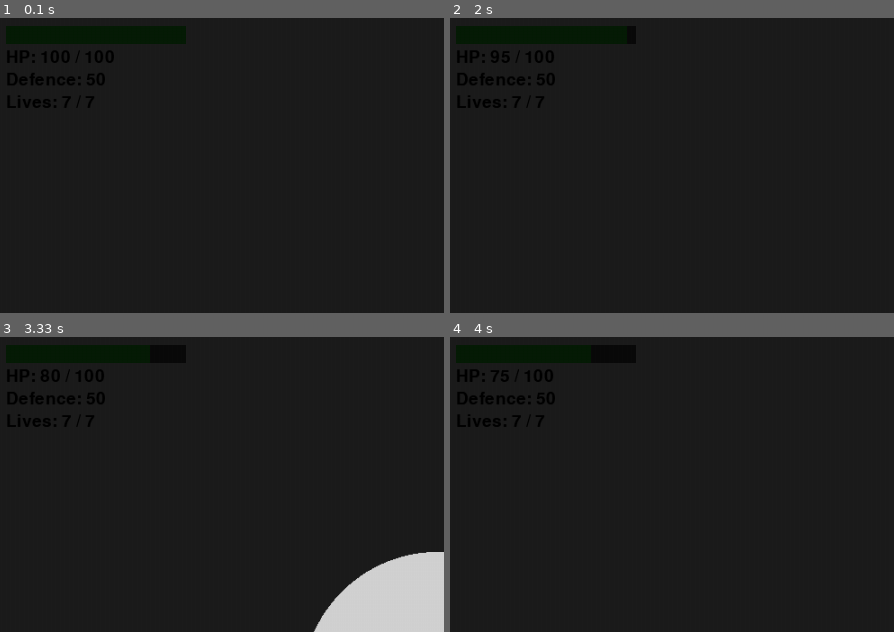
Above: before the commit, frames 1-4 (two rows, left to right).
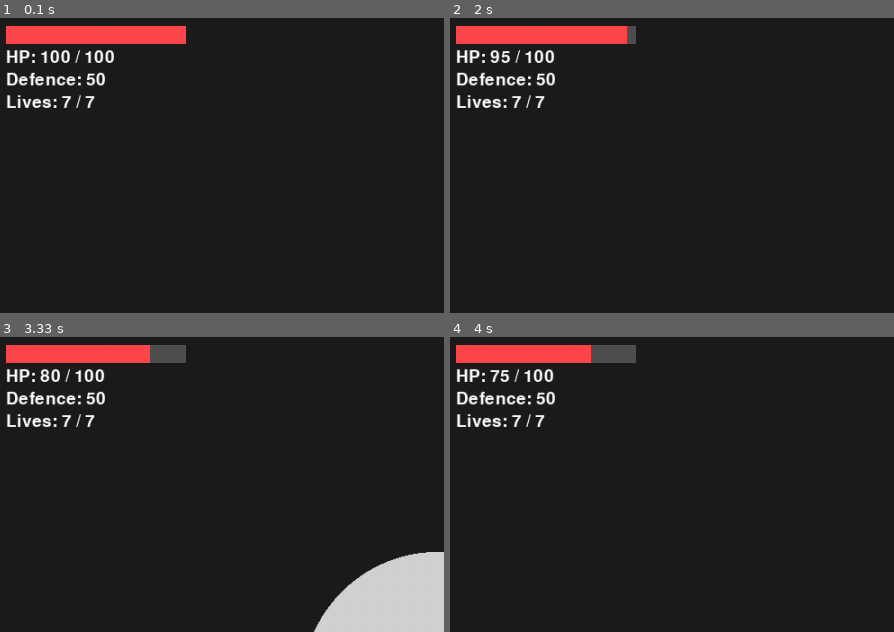
Above: after the commit, the same moments.

Repository: 25Ciba/Programming
Game: pygame game, started from Solution/Main.py
Same seed, same stepped clock (60 frames per second), same inputs: the game is played once before the commit and once after it.
Inputs:
- Up to frame 1 (0.1 s): no input
- Up to frame 2 (2 s): hold Right 0.33-0.8 s; hold Up 0.83-1.13 s; hold Right 1.17-1.63 s; hold Left from 1.67 s (still down)
- Up to frame 3 (3.33 s): release Left at 2.2 s; hold Down 2.23-2.53 s; hold Left 2.57-2.97 s; hold Up from 3 s (still down)
- Up to frame 4 (4 s): release Up at 3.37 s; hold Right from 3.4 s (still down)
The pictures show only the part of the screen within x 0-50%, y 2-52%; the shares and areas given below are measured in that part.

The runs differ from the first frame. In frame 1, 4.0% of the frame differs, in the area x 1-42%, y 2-31%; in frame 2, 3.9%; in frame 3, 3.9%; in frame 4, 3.9%.

Commit message:
Health Bar Sat fix

Diff:
--- a/Solution/Main.py
+++ b/Solution/Main.py
@@ -41,30 +41,30 @@
     player.render()
     enemy_manager.render()
 
-    #Hp Bar and display
-    hp_bar_width = 200
-    hp_bar_height = 20
-    hp_percentage = (player.current_hp / player.max_hp)
-    pg.draw.rect(screen, (80, 80, 80), (20, 20, hp_bar_width, hp_bar_height))
-    pg.draw.rect(screen, (50, 200, 50), (20, 20, hp_bar_width * hp_percentage, hp_bar_height))
-    font = pg.font.Font(None, 28)
-    hp_text = font.render(f"HP: {player.current_hp} / {player.max_hp}", True, (0, 0, 0))
-    screen.blit(hp_text,(20, 45))
-
-    #Defence display
-    defence_text = font.render(f"Defence: {player.defence}", True, (0, 0, 0))
-    screen.blit(defence_text,(20, 70))
-
-    #Lives display
-    lives_text = font.render(f"Lives: {player.current_lives} / {player.max_lives}", True, (0, 0, 0))
-    screen.blit(lives_text,(20, 95))
-
     #Fog of War
     fog_surface = pg.Surface((WIDTH, HEIGHT), pg.SRCALPHA)
     fog_surface.fill((0, 0, 0, 220))
     pg.draw.circle(fog_surface, (0, 0, 0, 0), player.pvector2(), player.pvisionRadius())
     screen.blit(fog_surface, (0, 0))
 
+    #Hp Bar and display
+    hp_bar_width = 200
+    hp_bar_height = 20
+    hp_percentage = (player.current_hp / player.max_hp)
+    pg.draw.rect(screen, (80, 80, 80), (20, 20, hp_bar_width, hp_bar_height))
+    pg.draw.rect(screen, (255, 71, 76), (20, 20, hp_bar_width * hp_percentage, hp_bar_height))
+    font = pg.font.Font(None, 28)
+    hp_text = font.render(f"HP: {player.current_hp} / {player.max_hp}", True, (255, 255, 255))
+    screen.blit(hp_text,(20, 45))
+
+    #Defence display
+    defence_text = font.render(f"Defence: {player.defence}", True, (255, 255, 255))
+    screen.blit(defence_text,(20, 70))
+
+    #Lives display
+    lives_text = font.render(f"Lives: {player.current_lives} / {player.max_lives}", True, (255, 255, 255))
+    screen.blit(lives_text,(20, 95))
+
     #Pg display update
     pg.display.flip()
 
